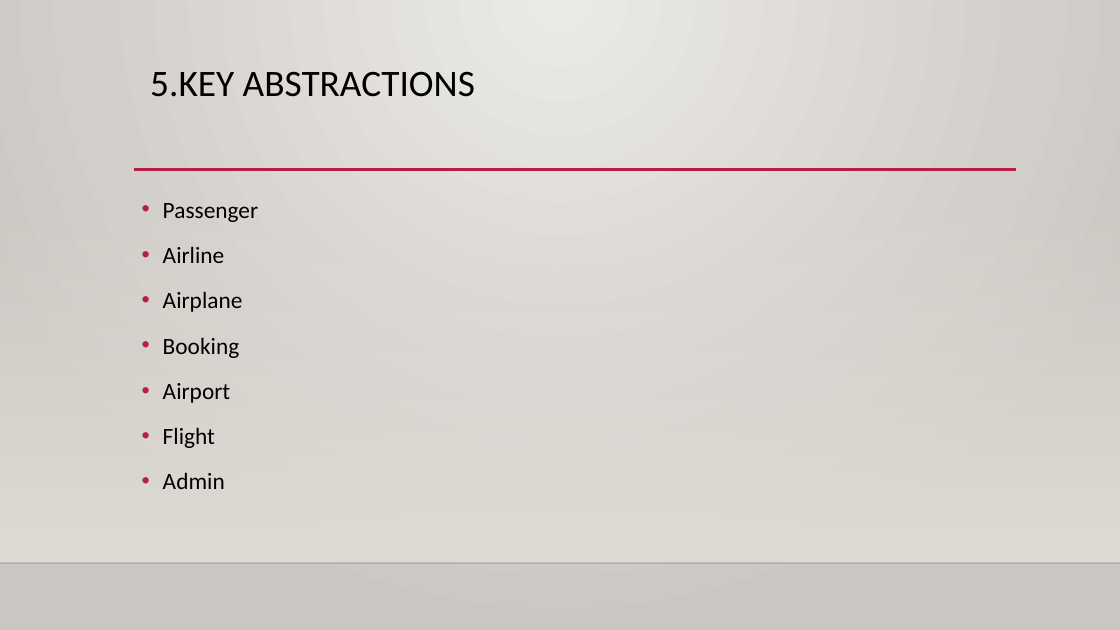
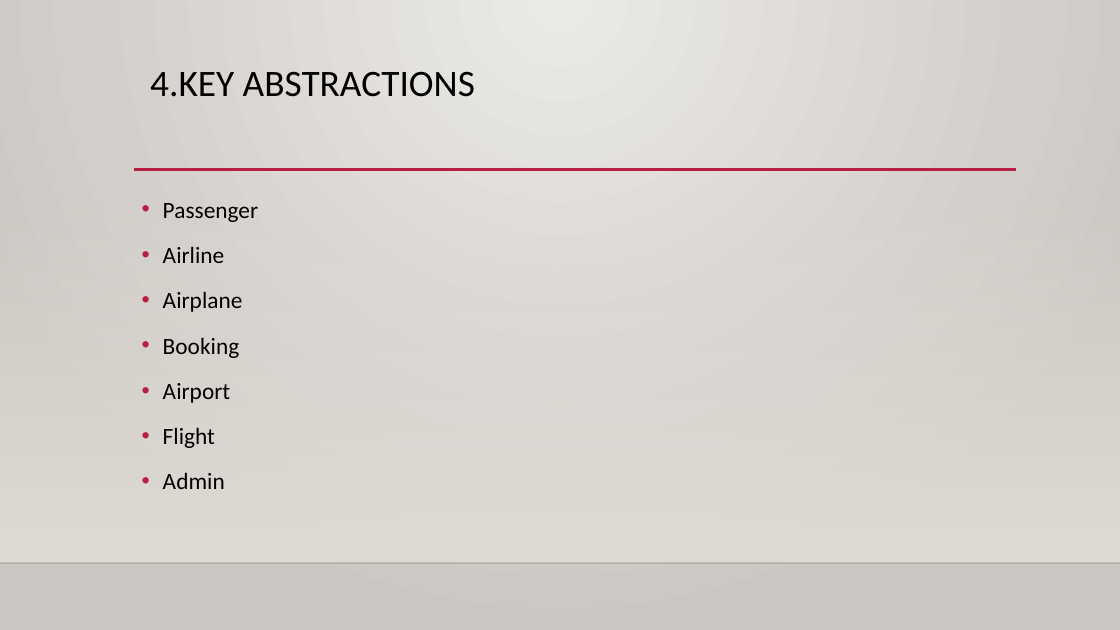
Before and after one commit to zelalemzergaw/Software-Enginering-2019, a slide deck: slide 6 of Slide/E flight ticket purchase.pptx (slide 7 before the commit). Drawn at 1120x630 pixels with LibreOffice and Linux fonts; fonts in the diff are those of the drawing; background and template pictures are left out. Boxes give left, top, right and bottom in pixels: in the first picture for what was removed or moved away, otherwise in the second. Text is boxed around its words. In the diff, an @@ line names an element or a change of style, - is before the commit and + after.

```diff
--- a/Slide/E flight ticket purchase.pptx
+++ b/Slide/E flight ticket purchase.pptx
@@ title at (150, 71, 475, 97): text changed @@
-5.KEY ABSTRACTIONS
+4.KEY ABSTRACTIONS
```
Also in this commit, not shown: 4 other slides changed, 1 slide added, 1 slide removed.
